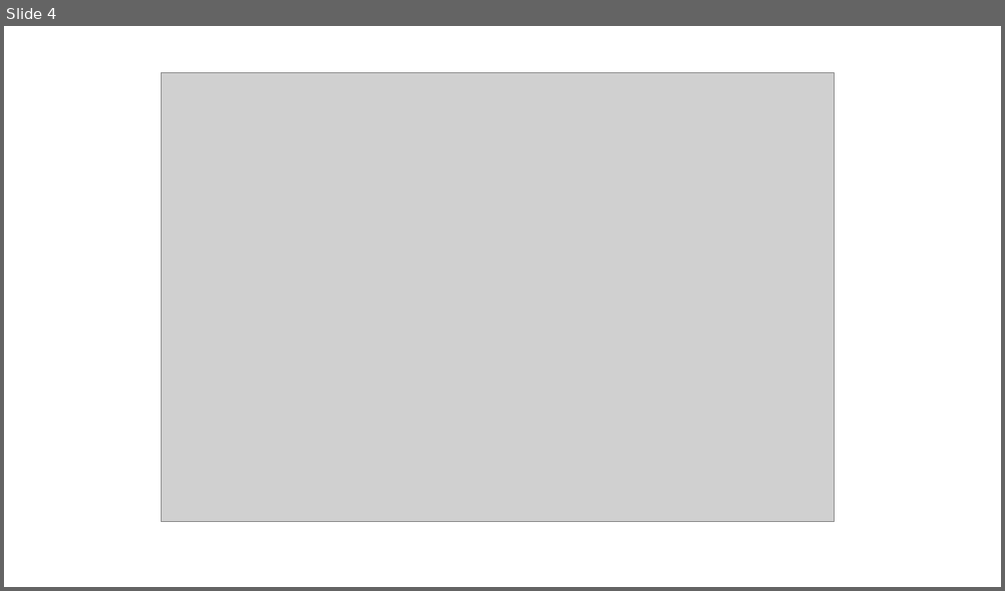
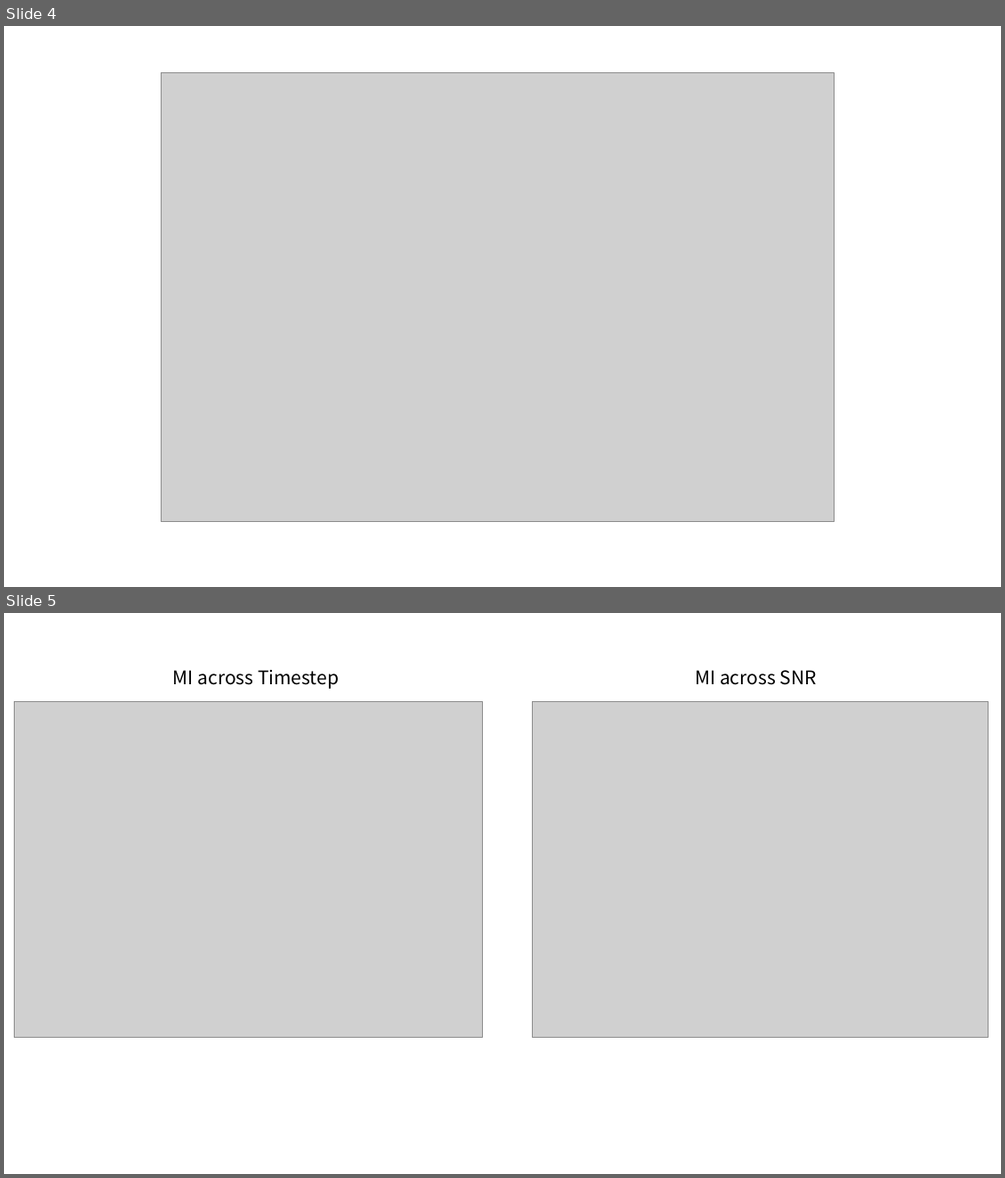
Before and after one commit to innovation-cat/innovation-cat.github.io, a slide deck: images/posts/post_2/新建 Microsoft PowerPoint 演示文稿.pptx. Shown one above the other, each under a label of ours: slide 4 before the commit, slides 4 and 5 after it. The pictures are 1005x591 and 1005x1178 pixels, drawn with LibreOffice and Linux fonts; fonts in the diff are those of the drawing; grey boxes stand for pictures. Boxes give left, top, right and bottom in pixels: in the first picture for what was removed or moved away, otherwise in the second. Text is boxed around its words. In the diff, an @@ line names an element or a change of style, - is before the commit and + after.

```diff
--- a/images/posts/post_2/新建 Microsoft PowerPoint 演示文稿.pptx
+++ b/images/posts/post_2/新建 Microsoft PowerPoint 演示文稿.pptx
@@ slide 5 added at (4, 613, 1001, 1174), background #FFFFFF @@
@@ text added at (173, 670, 339, 689), 18 pt, text #000000 @@
+MI across Timestep
@@ text added at (695, 670, 817, 685), 18 pt, text #000000 @@
+MI across SNR
@@ picture added at (14, 701, 482, 1037) @@
@@ picture added at (533, 701, 988, 1037) @@
```
Also in this commit, not shown: 3 other files.
